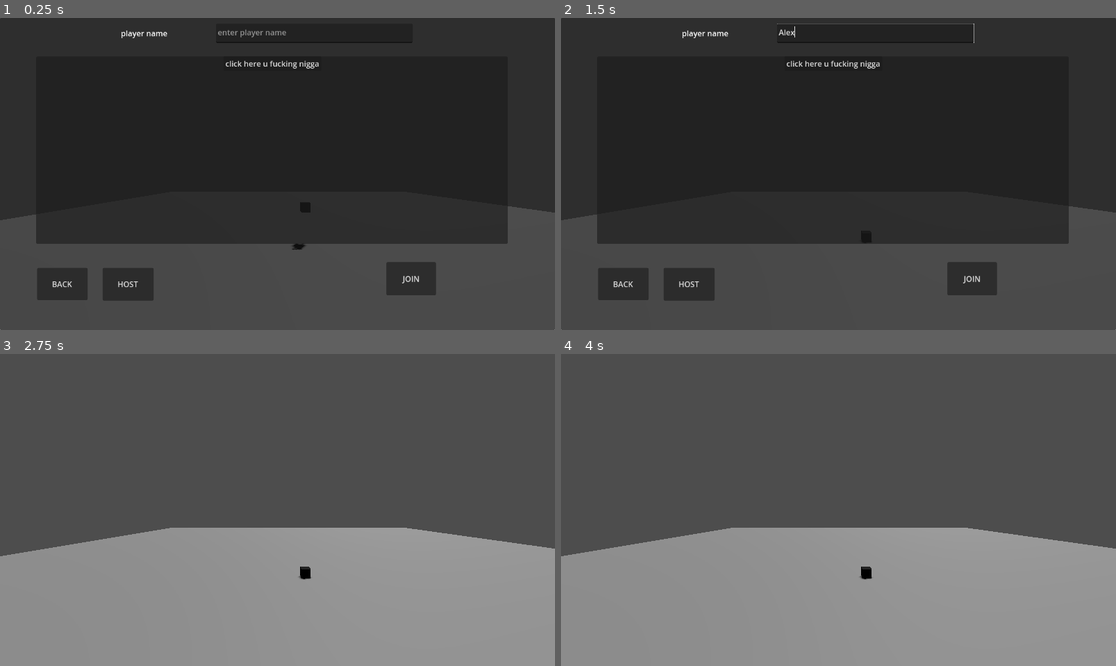
Above: before the commit, frames 1-4 (two rows, left to right).
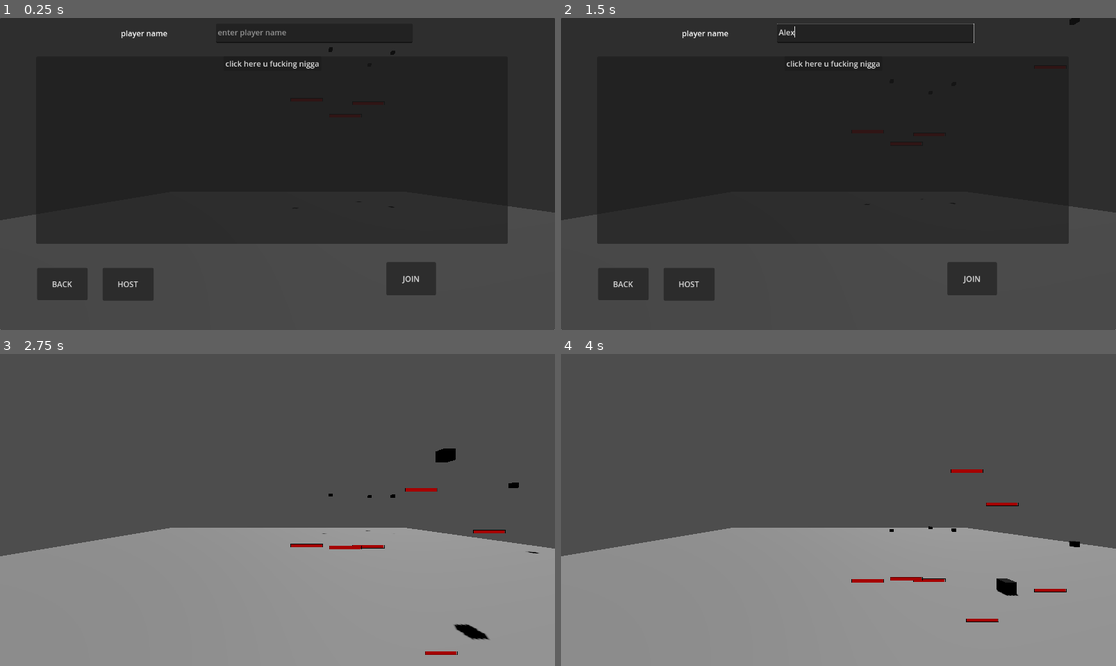
Above: after the commit, the same moments.

Repository: EvilBastards23/multiplayer
Game: Godot game, scene res://Game.tscn
Same seed, same stepped clock (60 frames per second), same inputs: the game is played once before the commit and once after it.
Inputs (mouse positions are in pixels of both pictures, inside the frame that each line leads up to):
- Up to frame 1 (0.25 s): no input
- Up to frame 2 (1.5 s): click (877, 33) at 0.52 s; type "Alex" at 0.6 s; click "click here u fucking nigga" at 1.25 s
- Up to frame 3 (2.75 s): click "HOST" at 2 s
- Up to frame 4 (4 s): tap Enter (ui_accept) at 2.75, 3.02, 3.5, 3.77 s; move the mouse to (960, 494) at 2.77 s; hold Right (ui_right) 2.78-3.53 s; click (960, 494) at 2.85 s; move the mouse to (727, 525) at 3.52 s; hold Down (ui_down) from 3.53 s (still down); click (727, 525) at 3.6 s

The runs differ from the first frame. In frame 1, less than 0.1% of the frame differs, in the area x 52-72%, y 9-75%; in frame 2, less than 0.1%; in frame 3, 0.8%, in the area x 52-98%, y 30-97%; in frame 4, 0.8%.

Commit message:
version 1.4
added spawner that summon enemy for now

Diff:
--- a/World.tscn
+++ b/World.tscn
@@ -1,7 +1,6 @@
-[gd_scene load_steps=6 format=3 uid="uid://6n866ulsstce"]
+[gd_scene load_steps=5 format=3 uid="uid://6n866ulsstce"]
 
 [ext_resource type="PackedScene" uid="uid://b8a1x0sctkhh2" path="res://map.tscn" id="1_sd7g1"]
-[ext_resource type="PackedScene" uid="uid://cy6bfrn7ujx0m" path="res://enemy_type_1.tscn" id="2_naear"]
 [ext_resource type="Script" path="res://World.gd" id="3_t4t2d"]
 [ext_resource type="Script" path="res://camera_3d.gd" id="4_k1fxd"]
 [ext_resource type="PackedScene" uid="uid://b8wg07vy8tkfw" path="res://lobby.tscn" id="4_pwar0"]
@@ -42,6 +41,3 @@
 [node name="Lobby" parent="CanvasLayer" instance=ExtResource("4_pwar0")]
 script = null
 metadata/_edit_use_anchors_ = true
-
-[node name="enemy_type_1" parent="." instance=ExtResource("2_naear")]
-transform = Transform3D(1, 0, 0, 0, 1, 0, 0, 0, 1, -1.29887, 4.00608, 10.475)
--- a/enemy.gd
+++ b/enemy.gd
@@ -6,104 +6,75 @@
 const TARGET_SWITCH_THRESHOLD = 1.0  # Only switch targets if the new target is closer by this amount
 
 @onready var nav_agent: NavigationAgent3D = $NavigationAgent3D
-var players: Array = []
 var current_target: Node3D = null
-var update_target_time: float = 0.5
-var target_timer: float = 0.0
-var target_switch_timer: float = 0.0  # Timer to control when to switch targets
+var time_since_target_switch: float = 0.0
+@onready var health_component: Node = $health_component
 
-# Define a custom signal for target change
-signal target_changed(new_target: Node3D)
 
 func _ready() -> void:
-	# Set default navigation parameters
-	nav_agent.path_desired_distance = 0.5
-	nav_agent.target_desired_distance = 0.5
+	$hit_box.connect("body_entered",take_damage)
+	# Make sure navigation is ready
+	await get_tree().create_timer(0.1).timeout
+	find_closest_player()
 
-	# Wait a bit before starting to find players to ensure they're all spawned
-	await get_tree().create_timer(0.5).timeout
-	find_players()
 
-	# Connect the signal to the method that handles target change
-	connect("target_changed", _on_target_changed)
+func _physics_process(delta: float) -> void:
+	# Apply gravity if not on floor
+	if not is_on_floor():
+		velocity += get_gravity() * delta
 
-func find_players() -> void:
-	# Clear existing players array
-	players.clear()
+	# Update target switching timer
+	time_since_target_switch += delta
+	if time_since_target_switch >= MAX_TARGET_SWITCH_TIME:
+		find_closest_player()
+		time_since_target_switch = 0.0
 
-	# Find all players in the scene
-	var potential_players = get_tree().get_nodes_in_group("players")
-	for player in potential_players:
-		if player != null and is_instance_valid(player):
-			players.append(player)
+	if current_target:
+		# Update the navigation target
+		nav_agent.target_position = current_target.global_position
 
-func update_target() -> void:
+		# Get the next navigation point
+		var next_position: Vector3 = nav_agent.get_next_path_position()
+
+		# Calculate direction and distance
+		var direction: Vector3 = (next_position - global_position).normalized()
+
+		# Set velocity
+		velocity.x = direction.x * SPEED
+		velocity.z = direction.z * SPEED
+
+		# Look at target
+		look_at(Vector3(next_position.x, global_position.y, next_position.z))
+
+	# Apply movement
+	move_and_slide()
+
+func find_closest_player() -> void:
+	var players = get_tree().get_nodes_in_group("players")
 	if players.is_empty():
-		find_players()
-		if players.is_empty():
-			return
+		return
 
-	# Find the closest player
-	var new_target = find_closest_player()
-	if new_target != null:
-		# Only switch targets if the new target is significantly closer
-		if current_target == null or global_position.distance_to(new_target.global_position) < global_position.distance_to(current_target.global_position) - TARGET_SWITCH_THRESHOLD:
-			emit_signal("target_changed", new_target)
-
-		# Always update the navigation agent's target position
-		nav_agent.target_position = new_target.global_position
-
-func find_closest_player() -> Node3D:
 	var closest_distance: float = INF
 	var closest_player: Node3D = null
 
-	# Find the closest player
 	for player in players:
-		if player != null and is_instance_valid(player):
-			var distance = global_position.distance_to(player.global_position)
-			if distance < closest_distance:
-				closest_distance = distance
-				closest_player = player
+		var distance = global_position.distance_to(player.global_position)
 
-	return closest_player
+		# If we have a current target, only switch if the new target is significantly closer
+		if current_target and distance >= closest_distance - TARGET_SWITCH_THRESHOLD:
+			continue
 
-# This method is called when the signal is emitted
+		closest_distance = distance
+		closest_player = player
 
-func _on_target_changed(new_target: Node3D) -> void:
-	print("Target changed to: ", new_target.name)
-	current_target = new_target
+	# Update current target if we found a closer player
+	if closest_player:
+		current_target = closest_player
 
-func _physics_process(delta: float) -> void:
-	if not is_on_floor():
-		velocity += get_gravity() * delta
 
-	# Update target periodically
-	target_timer += delta
-	target_switch_timer += delta
+func take_damage(body)->void:
+	if body.is_in_group("bullet"):
 
-	if target_switch_timer >= update_target_time:
-		target_switch_timer = 0
-		update_target()
-
-	if current_target != null and not nav_agent.is_navigation_finished():
-		var next_pos = nav_agent.get_next_path_position()
-		var direction = (next_pos - global_position).normalized()
-
-		# Set horizontal velocity
-		velocity.x = direction.x * SPEED
-		velocity.z = direction.z * SPEED
-	else:
-		# Stop horizontal movement if no target or reached destination
-		velocity.x = move_toward(velocity.x, 0, SPEED)
-		velocity.z = move_toward(velocity.z, 0, SPEED)
-
-	move_and_slide()
-
-# Optional: Add functions to handle player disconnection or removal
-func remove_player(player: Node3D) -> void:
-	var index = players.find(player)
-	if index != -1:
-		players.remove_at(index)
-		if current_target == player:
-			current_target = null
-			target_switch_timer = MAX_TARGET_SWITCH_TIME  # Force re-evaluation of target
+		print("taking damage")
+		$health_component.take_damage(body.damage)
+		body.queue_free()
--- a/enemy_type_1.tscn
+++ b/enemy_type_1.tscn
@@ -1,6 +1,8 @@
-[gd_scene load_steps=6 format=3 uid="uid://cy6bfrn7ujx0m"]
+[gd_scene load_steps=9 format=3 uid="uid://cy6bfrn7ujx0m"]
 
 [ext_resource type="Script" path="res://enemy.gd" id="1_xblyy"]
+[ext_resource type="Script" path="res://health_component.gd" id="2_ao77u"]
+[ext_resource type="PackedScene" uid="uid://b2pdyhbk85tg8" path="res://healt_bar.tscn" id="3_8mhog"]
 
 [sub_resource type="StandardMaterial3D" id="StandardMaterial3D_dnb1l"]
 albedo_color = Color(0, 0, 0, 1)
@@ -17,6 +19,10 @@
 properties/1/spawn = true
 properties/1/replication_mode = 1
 
+[sub_resource type="CapsuleShape3D" id="CapsuleShape3D_4qcrn"]
+radius = 0.753648
+height = 1.5073
+
 [node name="enemy_type_1" type="CharacterBody3D"]
 script = ExtResource("1_xblyy")
 
@@ -31,3 +37,16 @@
 
 [node name="MultiplayerSynchronizer" type="MultiplayerSynchronizer" parent="."]
 replication_config = SubResource("SceneReplicationConfig_na7qv")
+
+[node name="health_component" type="Node" parent="."]
+script = ExtResource("2_ao77u")
+
+[node name="healt_bar" parent="." node_paths=PackedStringArray("player", "health_component") instance=ExtResource("3_8mhog")]
+player = NodePath("..")
+health_component = NodePath("../health_component")
+
+[node name="hit_box" type="Area3D" parent="."]
+
+[node name="CollisionShape3D" type="CollisionShape3D" parent="hit_box"]
+transform = Transform3D(1, 0, 0, 0, 1, 1.74846e-07, 0, -1.74846e-07, 1, 0, 0, 0)
+shape = SubResource("CapsuleShape3D_4qcrn")
--- a/health_component.gd
+++ b/health_component.gd
@@ -1,6 +1,7 @@
 extends Node
 
 signal health_changed(new_hp: int, max_hp: int)
+signal died()  # New signal for death events
 
 @export var max_hp: int = 100
 var current_hp: int = 100
@@ -15,6 +16,11 @@
 	current_hp = new_hp
 	max_hp = new_max_hp
 	health_changed.emit(current_hp, max_hp)
+
+	# Check for death after health update
+	if current_hp <= min_hp:
+		died.emit()
+		handle_death.rpc()
 
 @rpc("any_peer", "call_local")
 func take_damage(damage: int) -> void:
@@ -48,3 +54,17 @@
 	max_hp = max(min_hp, max_hp - amount)
 	current_hp = min(current_hp, max_hp)  # Prevent exceeding max HP
 	update_health.rpc(current_hp, max_hp)  # Sync across network
+
+@rpc("authority", "call_local")
+func handle_death() -> void:
+	# Get the parent node (player or enemy)
+	var parent = get_parent()
+
+	# If we're running on the server, queue free with a small delay
+	# This ensures all clients receive the death notification
+	if is_multiplayer_authority():
+
+		parent.queue_free()
+	# If we're on a client, we can queue free immediately
+	else:
+		parent.queue_free()
--- a/map.tscn
+++ b/map.tscn
@@ -1,10 +1,15 @@
-[gd_scene load_steps=3 format=3 uid="uid://b8a1x0sctkhh2"]
+[gd_scene load_steps=6 format=3 uid="uid://b8a1x0sctkhh2"]
 
 [ext_resource type="Script" path="res://map.gd" id="1_dik58"]
+[ext_resource type="Script" path="res://spawner.gd" id="2_xw8ds"]
+[ext_resource type="PackedScene" uid="uid://cy6bfrn7ujx0m" path="res://enemy_type_1.tscn" id="3_iqrvn"]
 
 [sub_resource type="NavigationMesh" id="NavigationMesh_euki8"]
 vertices = PackedVector3Array(-47.7791, 0.4995, -50.8181, -47.7791, 0.4995, 50.9319, 47.7209, 0.4995, 50.9319, 47.7209, 0.4995, -50.8181)
 polygons = [PackedInt32Array(3, 2, 0), PackedInt32Array(0, 2, 1)]
+
+[sub_resource type="BoxShape3D" id="BoxShape3D_b6r80"]
+size = Vector3(96.0024, 1, 102.063)
 
 [node name="map" type="Node3D"]
 script = ExtResource("1_dik58")
@@ -16,3 +21,16 @@
 transform = Transform3D(1, 0, 0, 0, 1, 0, 0, 0, 3.8926, 0, 0, 0)
 use_collision = true
 size = Vector3(96.5582, 0.001, 26.367)
+
+[node name="spawner" type="Node3D" parent="."]
+transform = Transform3D(1, 0, 0, 0, 1, 0, 0, 0, 1, 0, 24.5957, 0)
+script = ExtResource("2_xw8ds")
+enemy_scene = ExtResource("3_iqrvn")
+
+[node name="Area3D" type="Area3D" parent="spawner"]
+
+[node name="CollisionShape3D" type="CollisionShape3D" parent="spawner/Area3D"]
+transform = Transform3D(1, 0, 0, 0, 1, 0, 0, 0, 1, -0.126789, 0, 0.137421)
+shape = SubResource("BoxShape3D_b6r80")
+
+[node name="SpawnTimer" type="Timer" parent="spawner"]
--- /dev/null
+++ b/spawner.gd
@@ -0,0 +1,70 @@
+extends Node3D
+
+@export var enemy_scene: PackedScene
+@export var spawn_interval: float = 5.0
+@export var max_enemies: int = 10
+@export_range(0, 10) var min_enemies: int = 10  # Minimum enemies to maintain
+
+@onready var spawn_area: Area3D = $Area3D
+@onready var collision_shape: CollisionShape3D = $Area3D/CollisionShape3D
+@onready var spawn_timer: Timer = $SpawnTimer
+
+var active_enemies: Array[Node] = []
+
+func _ready() -> void:
+	if not is_multiplayer_authority():
+		return
+
+	spawn_timer.wait_time = spawn_interval
+	spawn_timer.timeout.connect(_on_spawn_timer_timeout)
+	spawn_timer.start()
+
+	# Initial spawn
+	for i in min_enemies:
+		spawn_enemy.rpc()
+
+func _on_spawn_timer_timeout() -> void:
+	if not is_multiplayer_authority():
+		return
+
+	# Clean up any null references (dead enemies)
+	active_enemies = active_enemies.filter(func(enemy): return is_instance_valid(enemy))
+
+	# Only spawn if below max enemies
+	if active_enemies.size() < max_enemies:
+		spawn_enemy.rpc()
+
+@rpc("authority", "call_local")
+func spawn_enemy() -> void:
+	var enemy = enemy_scene.instantiate()
+
+	# Get random position within the Area3D
+	var spawn_position = get_random_position_in_area()
+	enemy.position = spawn_position
+
+	# Track enemy
+	active_enemies.append(enemy)
+
+	# Connect to enemy's death
+	if enemy.has_node("HealthComponent"):
+		enemy.get_node("HealthComponent").died.connect(
+			func(): active_enemies.erase(enemy)
+		)
+
+	# Add to scene
+	add_child(enemy, true)
+
+func get_random_position_in_area() -> Vector3:
+	# Get the collision shape's extents (assuming BoxShape3D)
+	var box_shape: BoxShape3D = collision_shape.shape
+	var extents = box_shape.size / 2
+
+	# Generate random position within the box
+	var random_position = Vector3(
+		randf_range(-extents.x, extents.x),
+		randf_range(-extents.y, extents.y),
+		randf_range(-extents.z, extents.z)
+	)
+
+	# Transform the position to world space
+	return collision_shape.global_position + random_position
